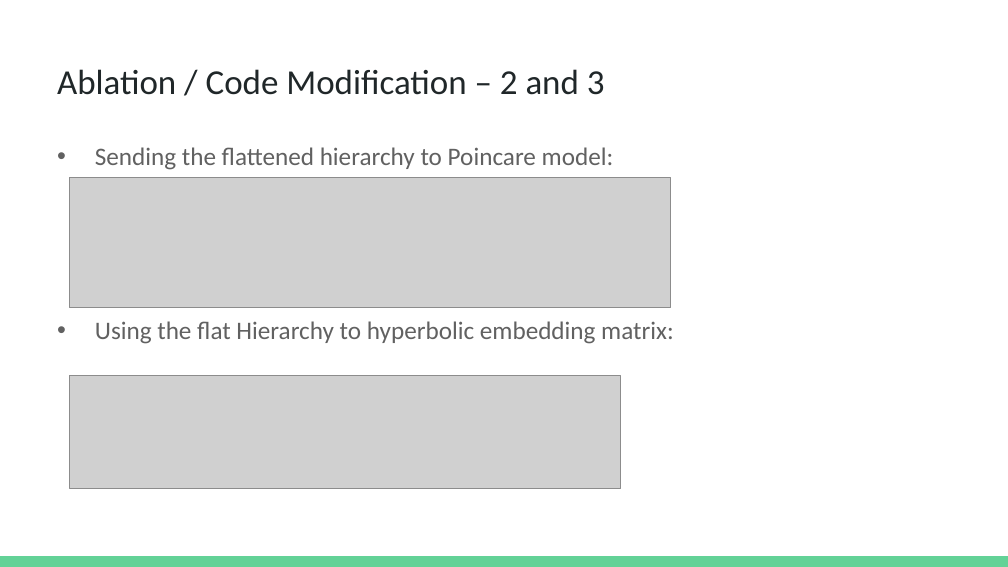
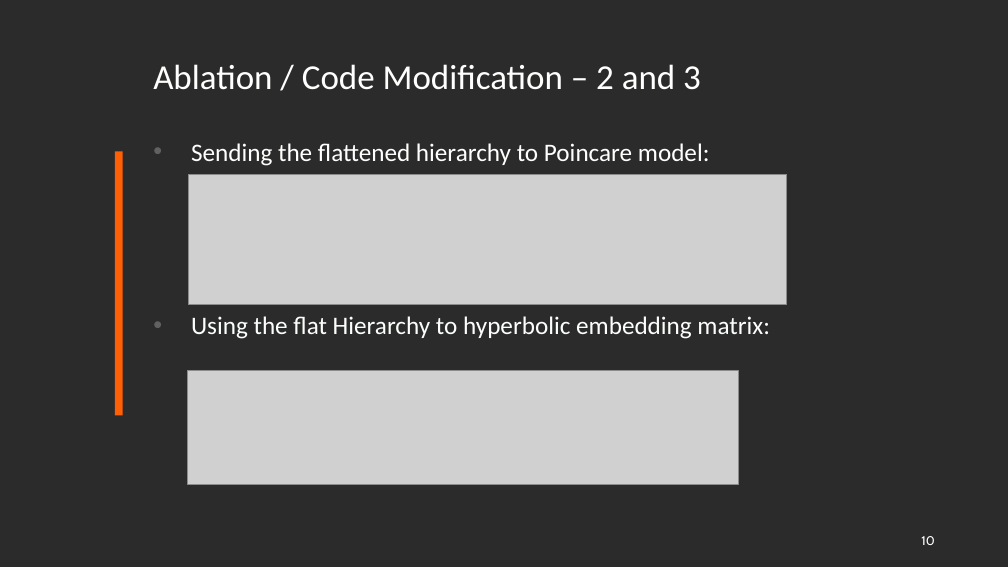
Before and after one commit to dbiswas0605/MCS-DS-CS598-DLH-HiCu, a slide deck: slide 10 of Presentation/CS598 DL4H Project Presentation.pptx. Drawn at 1008x567 pixels with LibreOffice and Linux fonts; fonts in the diff are those of the drawing; grey boxes stand for pictures; background and template pictures are left out; a plain dark background stands for a picture behind light text. Boxes give left, top, right and bottom in pixels: in the first picture for what was removed or moved away, otherwise in the second. Text is boxed around its words. In the diff, an @@ line names an element or a change of style, - is before the commit and + after.

```diff
--- a/Presentation/CS598 DL4H Project Presentation.pptx
+++ b/Presentation/CS598 DL4H Project Presentation.pptx
@@ background #FFFFFF to picture (left out) @@
@@ title "Ablation / Code Modification – ...": place and size @@
-title "Ablation / Code Modification – ..." at [57,69,605,95]
+title "Ablation / Code Modification – ..." at [153,64,701,90]
@@ title "Ablation / Code Modification – ..." at [153,64,701,90]: text colour #202729 to #FFFFFE @@
@@ text "Sending the flattened hierarchy to ...": place and size @@
-text "Sending the flattened hierarchy to ..." at [95,147,674,344]
+text "Sending the flattened hierarchy to ..." at [191,143,770,339]
@@ text "Sending the flattened hierarchy to ..." at [191,143,770,339]: text colour #616161 to #FFFFFD in "Sending the flattened hierarchy to Poincare model:"; text colour #616161 to #FBFFFB in "Using the flat Hierarchy to hyperbolic embedding ..." @@
@@ rectangle added at [115,151,123,415], fill #FF5F05 @@
@@ picture: place and size @@
-picture at [70,177,671,308]
+picture at [188,174,787,304]
@@ picture: place and size @@
-picture at [70,376,621,489]
+picture at [187,371,739,484]
@@ page number added at [921,536,934,545], 9 pt, text #FFFFFF @@
+10
@@ rectangle removed at [0,556,1008,567] @@
```
Also in this commit, not shown: 13 other slides changed, 1 slide added, 1 other file.
